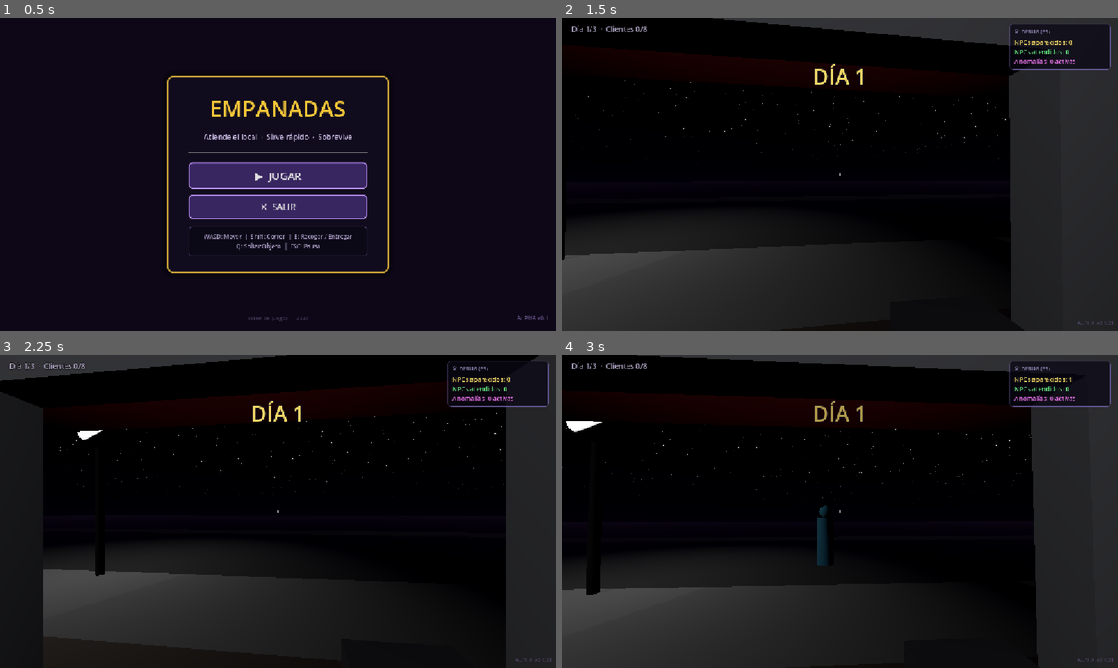
Above: before the commit, frames 1-4 (two rows, left to right).
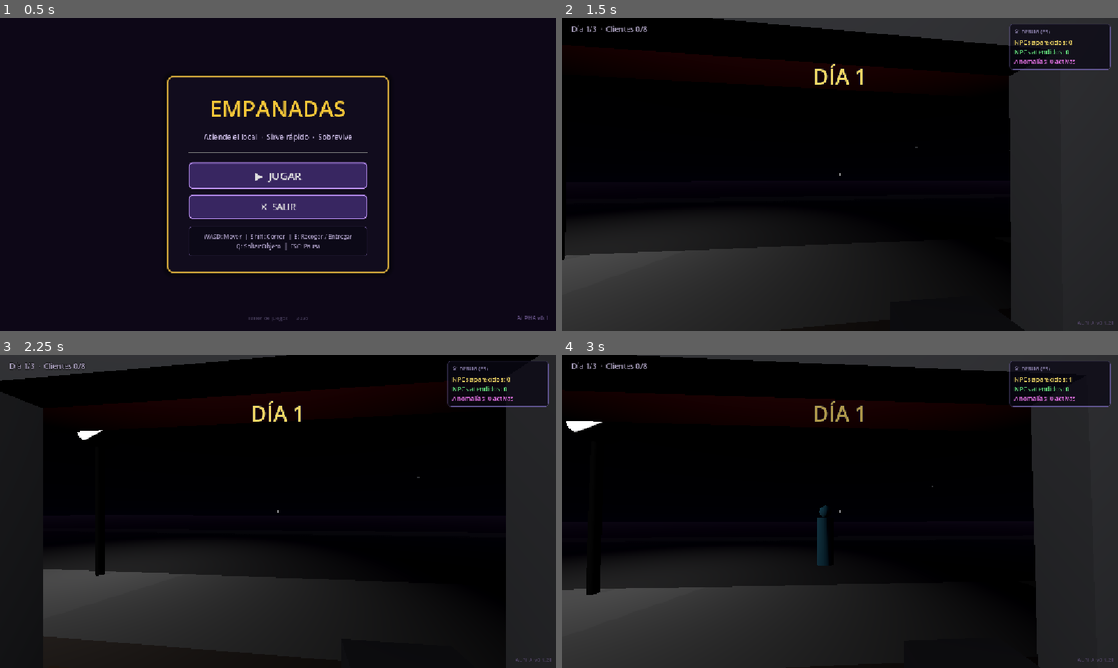
Above: after the commit, the same moments.

Repository: smfabiann/empanadas
Game: Godot game, scene res://scenes/ui/MainMenu.tscn
Same seed, same stepped clock (60 frames per second), same inputs: the game is played once before the commit and once after it. The engine's default icon, where the game draws it, is replaced by a stand-in: a white triangle on a blue panel in a dark square.
Inputs (mouse positions are in pixels of both pictures, inside the frame that each line leads up to):
- Up to frame 1 (0.5 s): no input
- Up to frame 2 (1.5 s): click "▶ JUGAR" at 0.5 s; tap Enter at 1.25 s; move the mouse to (867, 174) at 1.27 s; hold W from 1.28 s (still down); hold Q (drop_item) from 1.28 s (still down)
- Up to frame 3 (2.25 s): keep holding W; tap Space (jump) at 1.52 s; move the mouse to (250, 511) at 2.02 s; release Q (drop_item) at 2.03 s; tap E (interact) at 2.1 s
- Up to frame 4 (3 s): keep holding W; tap Space (jump) at 2.27 s; move the mouse to (851, 505) at 2.77 s; hold Shift (sprint) from 2.78 s (still down)

Frame 1 is identical in both runs. In frame 2, less than 0.1% of the frame differs, in the area x 2-81%, y 19-46%; in frame 3, less than 0.1%, in the area x 10-91%, y 18-45%; in frame 4, less than 0.1%.

Commit message:
se resumio algunos md porque eran muy largos y se redujo la cantidad de estrellas

Diff:
--- a/scenes/Main.tscn
+++ b/scenes/Main.tscn
@@ -21,8 +21,8 @@
 shader_parameter/sky_top_color = Color(0.01, 0.02, 0.05, 1)
 shader_parameter/horizon_color = Color(0.058893472, 0.08326913, 0.14014357, 1)
 shader_parameter/ground_color = Color(0.01, 0.015, 0.02, 1)
-shader_parameter/star_density = 150.0
-shader_parameter/star_threshold = 0.995
+shader_parameter/star_density = 30.0
+shader_parameter/star_threshold = 0.9995
 shader_parameter/star_brightness = 2.0
 
 [sub_resource type="Sky" id="Sky_nxtc6"]
--- a/shaders/night_sky.gdshader
+++ b/shaders/night_sky.gdshader
@@ -3,8 +3,8 @@
 uniform vec3 sky_top_color : source_color = vec3(0.01, 0.02, 0.05); // Noche profunda
 uniform vec3 horizon_color : source_color = vec3(0.12, 0.07, 0.03); // Resplandor de ciudad
 uniform vec3 ground_color : source_color = vec3(0.01, 0.015, 0.02);  // Base bajo el horizonte
-uniform float star_density : hint_range(20.0, 500.0, 1.0) = 150.0;
-uniform float star_threshold : hint_range(0.95, 0.9999, 0.0005) = 0.995; // Mayor umbral = menos estrellas (ciudad)
+uniform float star_density : hint_range(20.0, 500.0, 1.0) = 80.0;
+uniform float star_threshold : hint_range(0.95, 0.9999, 0.0005) = 0.998; // Mayor umbral = menos estrellas (ciudad)
 uniform float star_brightness : hint_range(0.1, 10.0, 0.1) = 2.0;
 
 // Generador de ruido hash para estrellas procedimentales
Not shown: 1 places in scenes/Main.tscn that only renumber resources
Not shown, changed: planning/ARCHITECTURE.md
Not shown, removed: planning/ESTADO_ACTUAL.md
Not shown, removed: planning/FLUJO_DE_EJECUCION.md
Not shown, changed: planning/GUIA_DESARROLLO.md
Not shown, removed: planning/INVENTARIO.md
Not shown, removed: planning/PROJECT_TREE.md
Not shown, changed: planning/README.md
Not shown, changed: planning/ROADMAP.md
Not shown, removed: planning/TASKS.md
Not shown, changed: scripts/events/README.md
